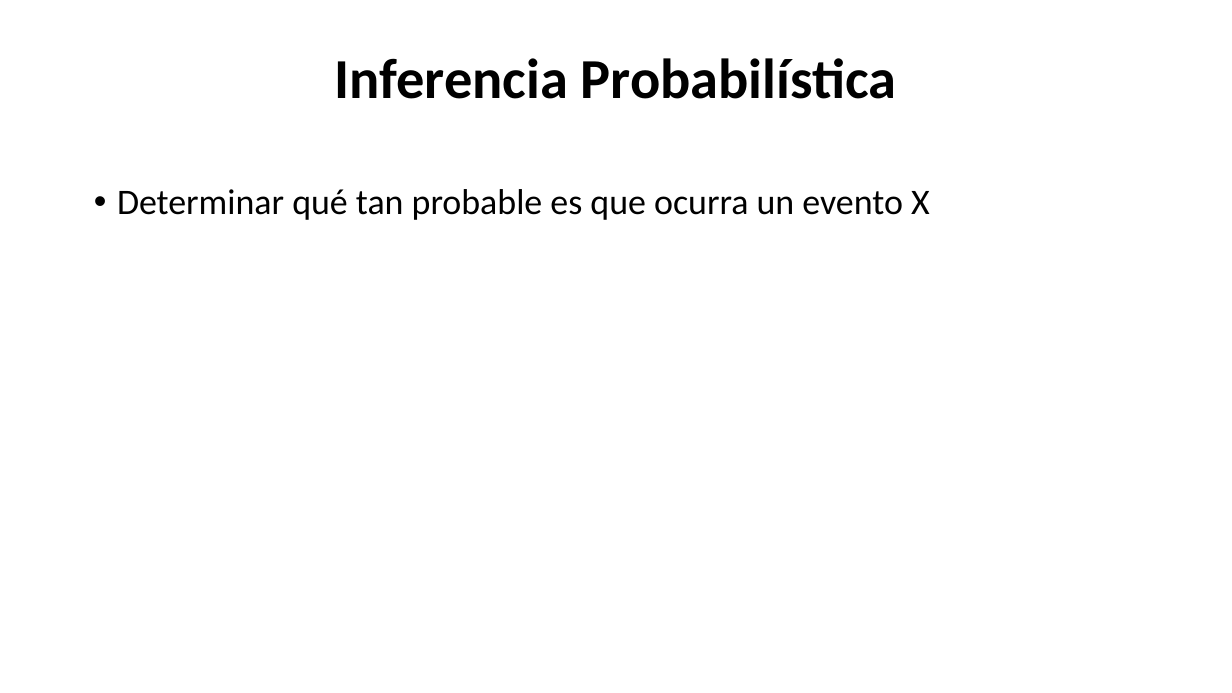
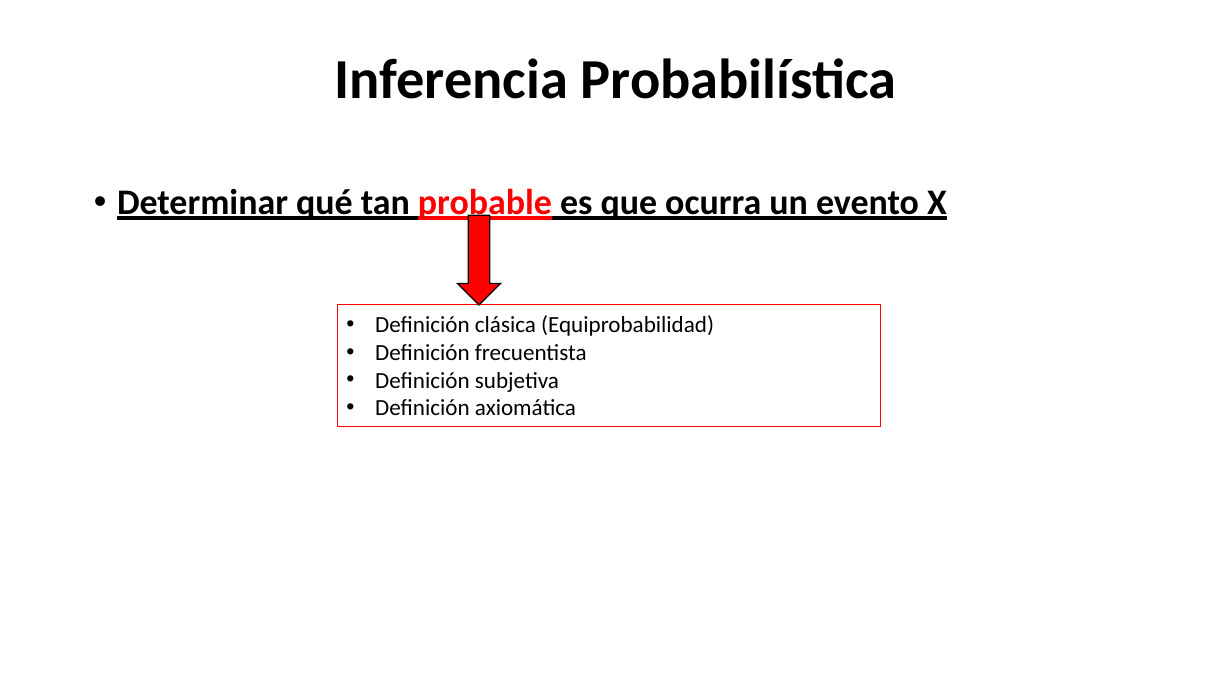
Before and after one commit to Adrifelcha/afchavez-019, a slide deck: slide 20 of JeanPiaget/2019-2020/Cuarentena/Sexto - Clases Remotas/AMC2020_InferenciaProbabilistica-1.pptx (slide 5 before the commit). Drawn at 1232x693 pixels with LibreOffice and Linux fonts; fonts in the diff are those of the drawing. Boxes give left, top, right and bottom in pixels: in the first picture for what was removed or moved away, otherwise in the second. Text is boxed around its words. In the diff, an @@ line names an element or a change of style, - is before the commit and + after.

```diff
--- a/JeanPiaget/2019-2020/Cuarentena/Sexto - Clases Remotas/AMC2020_InferenciaProbabilistica-1.pptx
+++ b/JeanPiaget/2019-2020/Cuarentena/Sexto - Clases Remotas/AMC2020_InferenciaProbabilistica-1.pptx
@@ text "Determinar qué tan probable es ..." at (x1=117, y1=188, x2=947, y2=223): text colour #000000 to #FF0000 in "probable"; bold on, underline on @@
@@ down arrow added at (x1=457, y1=215, x2=501, y2=305), fill #FF0000, outline #000000 1 pt @@
@@ rectangle added at (x1=337, y1=305, x2=881, y2=426), outline #FF0000 0.75 pt, 18 pt, text #000000 @@
+• Definición clásica (Equiprobabilidad)
+• Definición frecuentista
+• Definición subjetiva
+• Definición axiomática
```
Also in this commit, not shown: 12 other slides changed, 69 slides added, 8 slides removed, 16 other files.
